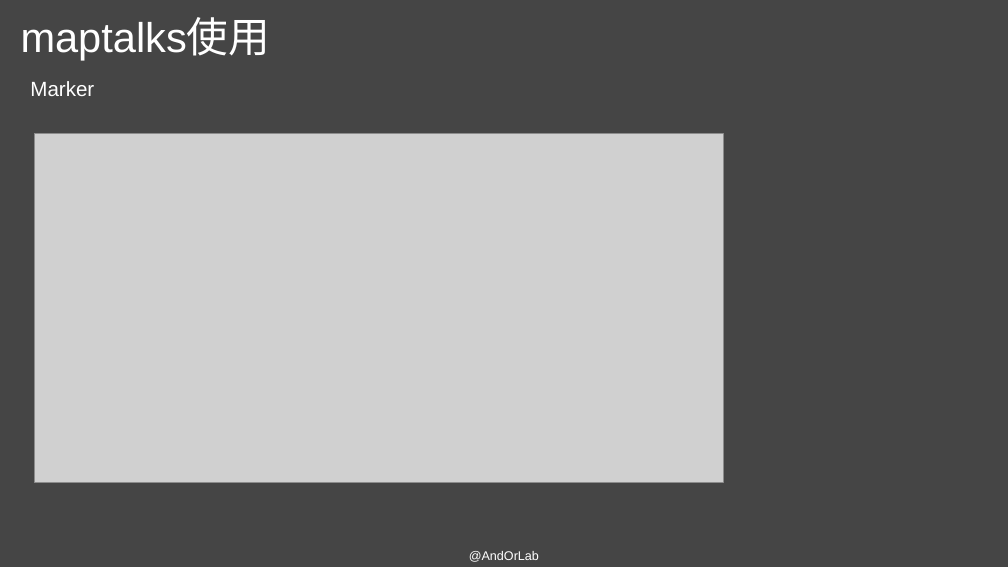
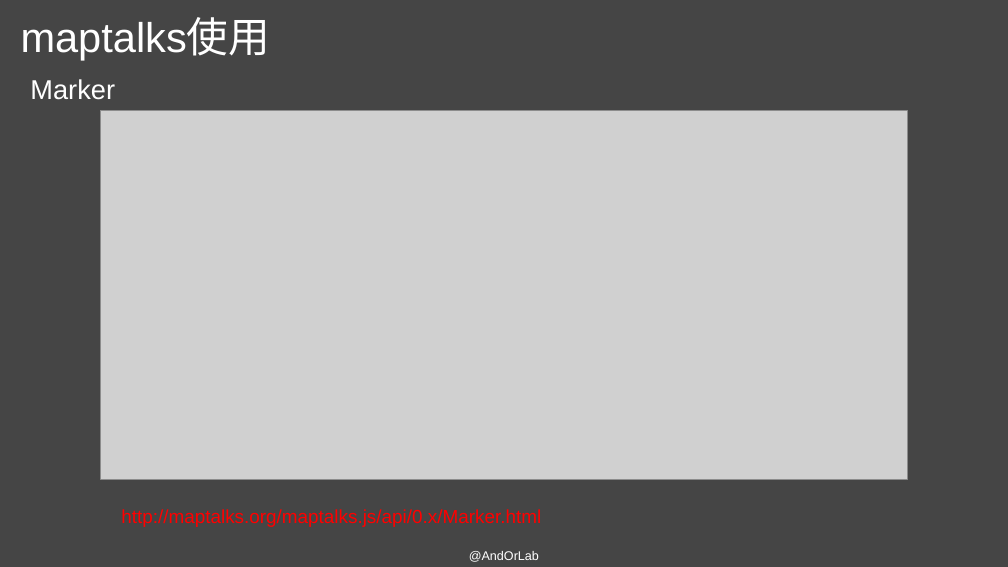
Before and after one commit to AndorLab/TodoList, a slide deck: slide 15 of contents/2018-11-14-杜秀秀/maptalks使用基础.pptx (slide 16 before the commit). Drawn at 1008x567 pixels with LibreOffice and Linux fonts; fonts in the diff are those of the drawing; grey boxes stand for pictures. Boxes give left, top, right and bottom in pixels: in the first picture for what was removed or moved away, otherwise in the second. Text is boxed around its words. In the diff, an @@ line names an element or a change of style, - is before the commit and + after.

Commit message:
maptlks使用基础PPT v2.0

```diff
--- a/contents/2018-11-14-杜秀秀/maptalks使用基础.pptx
+++ b/contents/2018-11-14-杜秀秀/maptalks使用基础.pptx
@@ text "Marker" at bbox=[30, 79, 115, 100]: size 19.6 to 25.9 pt; line spacing 0.9 to 0.8 @@
@@ picture: place and size @@
-picture at bbox=[35, 133, 724, 483]
+picture at bbox=[101, 110, 907, 479]
@@ text added at bbox=[121, 509, 541, 527], 18 pt, text #FF0000 @@
+http://maptalks.org/maptalks.js/api/0.x/Marker.html
```
Also in this commit, not shown: 16 other slides changed, 5 slides added, 3 slides removed.
